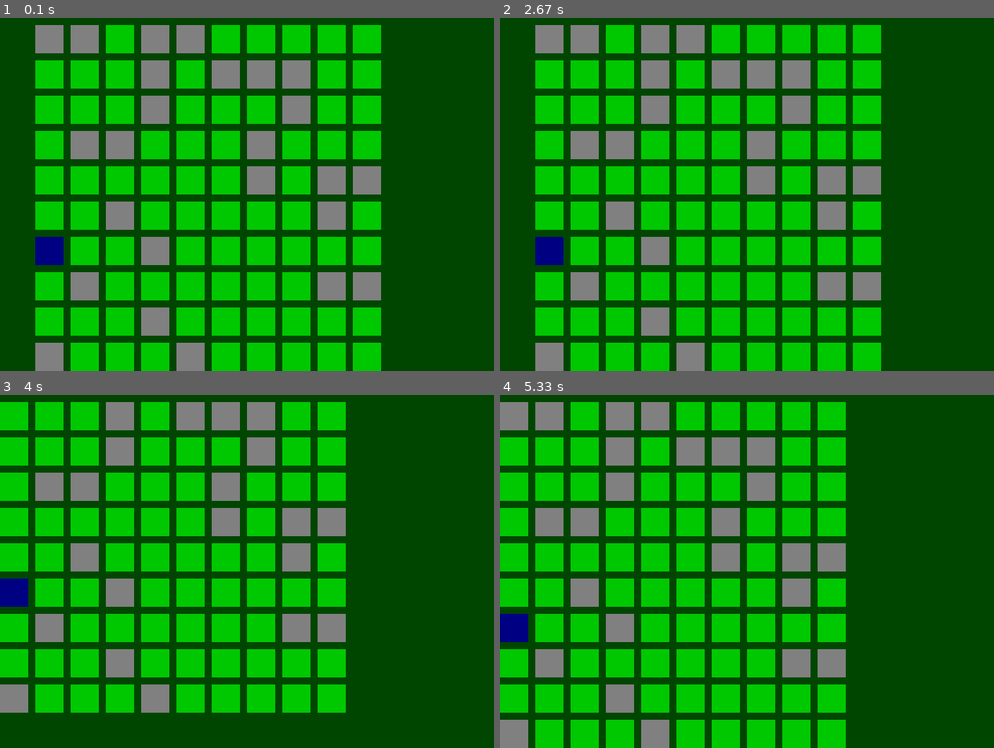
Above: before the commit, frames 1-4 (two rows, left to right).
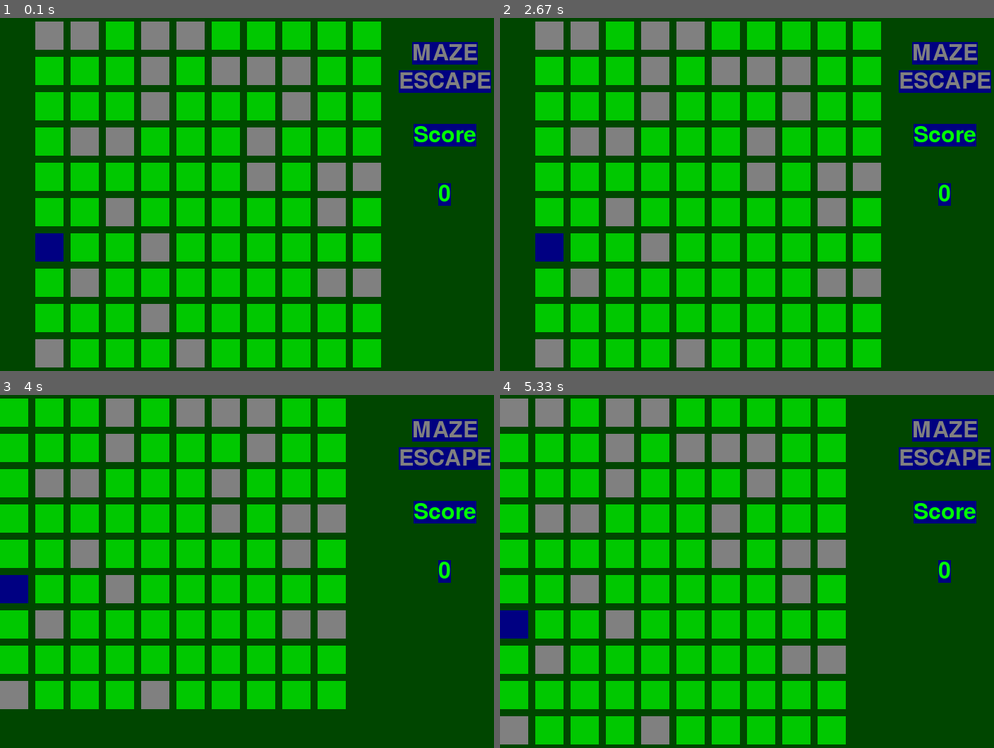
Above: after the commit, the same moments.

Repository: Jarrett-Tranel/CUWHackathon2020
Game: pygame game, started from CUWHackathon2020.py
The game is run twice, just before and just after one commit, with the same random seed, the same clock (stepped at 60 frames per second) and the same inputs.
Inputs:
- Up to frame 1 (0.1 s): no input
- Up to frame 2 (2.67 s): tap Enter at 0.33 s
- Up to frame 3 (4 s): hold Left 3.23-3.7 s; hold Up from 3.73 s (still down)
- Up to frame 4 (5.33 s): release Up at 4.1 s; hold Right 4.13-4.77 s; hold Down 4.8-5.17 s; hold Left from 5.2 s (still down)

The runs differ from the first frame. In frame 1, 14% of the frame differs, in the area x 7-100%, y 1-100%; in frame 2, 15%; in frame 3, 14%; in frame 4, 15%.

Commit message:
-text update

Diff:
--- a/CUWHackathon2020.py
+++ b/CUWHackathon2020.py
@@ -1,7 +1,6 @@
-#Project created by Jarrett Tranel, Trevor Krentz, Ross Jacobson, and Ishtiyaq Ahmed on 11/7/20
 import pygame
 from pygame import mixer
-
+import time
 import random
 
 mixer.init()
@@ -27,6 +26,17 @@
     [0,0,0,0,0,0,0,0,0,0],
     [0,0,0,0,0,0,0,0,0,0]]
 
+# define the RGB value for white,
+# green, blue colour .
+scoreTextWhite = (255, 255, 255)
+scoreTextgreen = (0, 255, 0)
+scoreTextblue = (0, 0, 128)
+
+# set the pygame window name
+pygame.display.set_caption('Show Text')
+
+
+
 #random.seed(30)
 for i in range(0, 10):
      for j in range(0, 10):
@@ -34,21 +44,45 @@
         if ranNum == 0:
             twoDArray[i][j] = 1
 
+#creating the door out
 randx = random.randint(0, 1)
 if randx == 1:
     randx = 9
 randy = random.randint(0, 9)
+twoDArray[randx][randy] = 2
+
+#Creating the enemy
+randx = random.randint(0, 9)
+randy = random.randint(0, 9)
+twoDArray[randx][randy] = 3
+enemylocation = [randx, randy]
 
 
-twoDArray[randx][randy] = 2
+X = 700
+Y = 500
+size = [X, Y]
 
 
-size = [700, 500]
 
 screen = pygame.display.set_mode(size)
 
-#music = pygame.mixer.music.load('Odd Time Signatures in Video Game Music.mp3')
-#pygame.mixer.music.play(loops=-1)
+font = pygame.font.Font('freesansbold.ttf', 32)
+
+titleText = font.render('MAZE', True, GREY, scoreTextblue)
+titleText2 = font.render('ESCAPE', True, GREY, scoreTextblue)
+text = font.render('Score', True, scoreTextgreen, scoreTextblue)
+scoreNumber = font.render("0",True,scoreTextgreen,scoreTextblue)
+
+titleRect = titleText.get_rect()
+titleRect2 = titleText2.get_rect()
+textRect = text.get_rect()
+scoreNumberTextRect = scoreNumber.get_rect()
+
+# set the center of the rectangular object.
+titleRect.center = (X -70, Y -450)
+titleRect2.center = (X -70, Y -410)
+textRect.center = (X -70, Y // 3)
+scoreNumberTextRect.center = (X - 70 , Y-250)
 
 #time.sleep(2)
 #pygame.mixer.music.stop()
@@ -60,7 +94,7 @@
 #Array keeping track of each grid status
 #Endings
 rect_x = 50
-rect_y = 10
+rect_y = 5
 
 x_speed = 0
 y_speed = 0
@@ -68,6 +102,7 @@
 clock = pygame.time.Clock()
 
 while not done:
+
     for event in pygame.event.get():
         if event.type == pygame.QUIT:
             done = True
@@ -80,6 +115,21 @@
                 y_speed = -50
             elif event.key == pygame.K_DOWN:
                 y_speed = 50
+            else:
+                ranNum = random.randint(0, 1)
+                if (ranNum == 0):
+                    time.sleep(2)
+                    twoDArray[enemylocation[0]][enemylocation[1]] = 0
+                    twoDArray[enemylocation[0] - 1][enemylocation[1]] = 3
+                    enemylocation[0] = enemylocation[0] - 1
+                elif (ranNum == 1):
+                    time.sleep(2)
+                    twoDArray[enemylocation[0]][enemylocation[1]] = 0
+                    twoDArray[enemylocation[0] + 1][enemylocation[1]] = 3
+                    enemylocation[0] = enemylocation[0] + 1
+
+
+
 
     rect_x = rect_x + x_speed
     rect_y = rect_y + y_speed
@@ -97,5 +147,11 @@
             pygame.draw.rect(screen, colorToDraw, [rect_x + (i * 50), rect_y + (j * 50), 40, 40])
 
 
+    screen.blit(text, textRect)
+    screen.blit(scoreNumber, scoreNumberTextRect)
+    screen.blit(titleText,titleRect)
+    screen.blit(titleText2,titleRect2)
+
+    pygame.display.update()
     pygame.display.flip()
     clock.tick(60)
